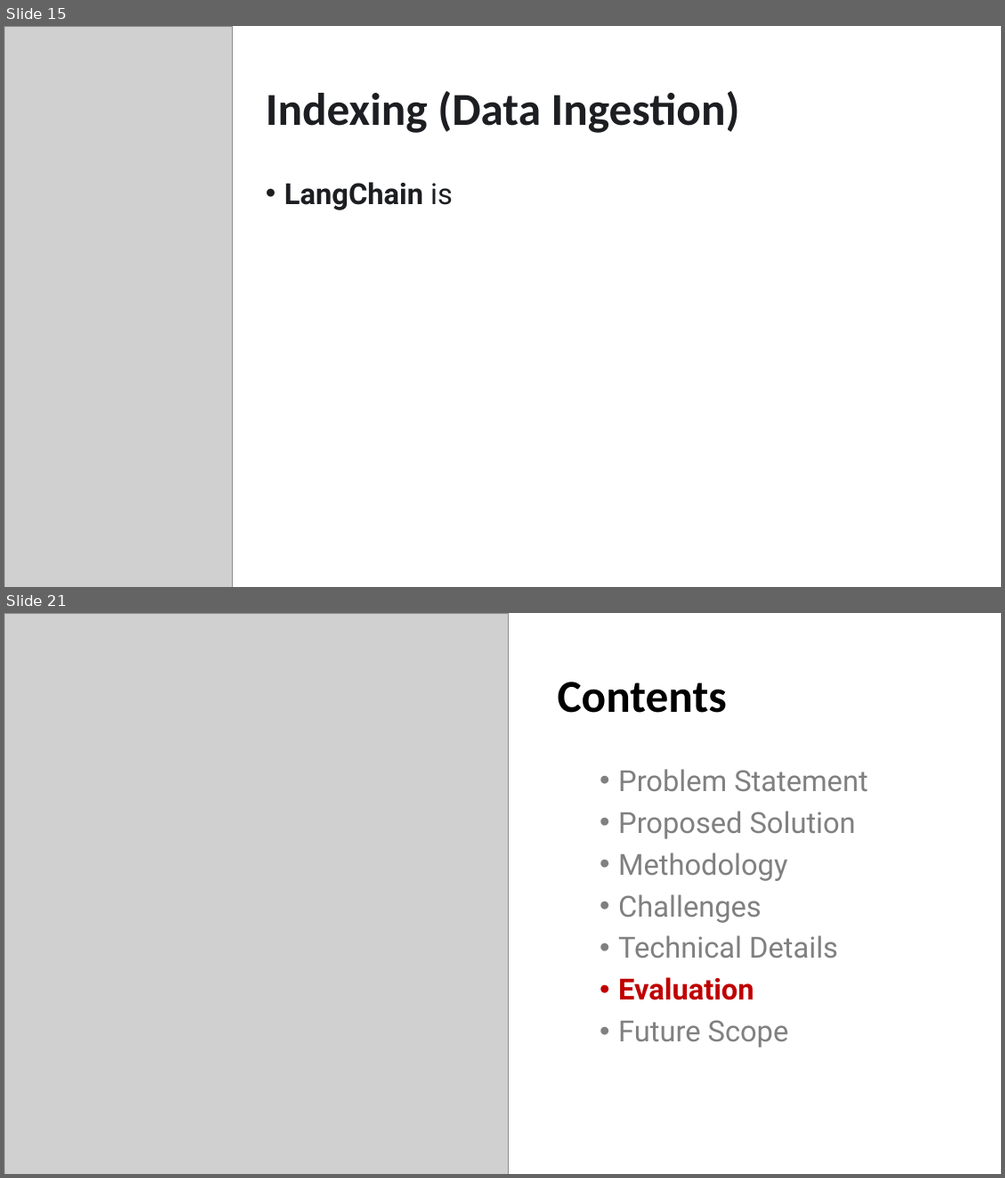
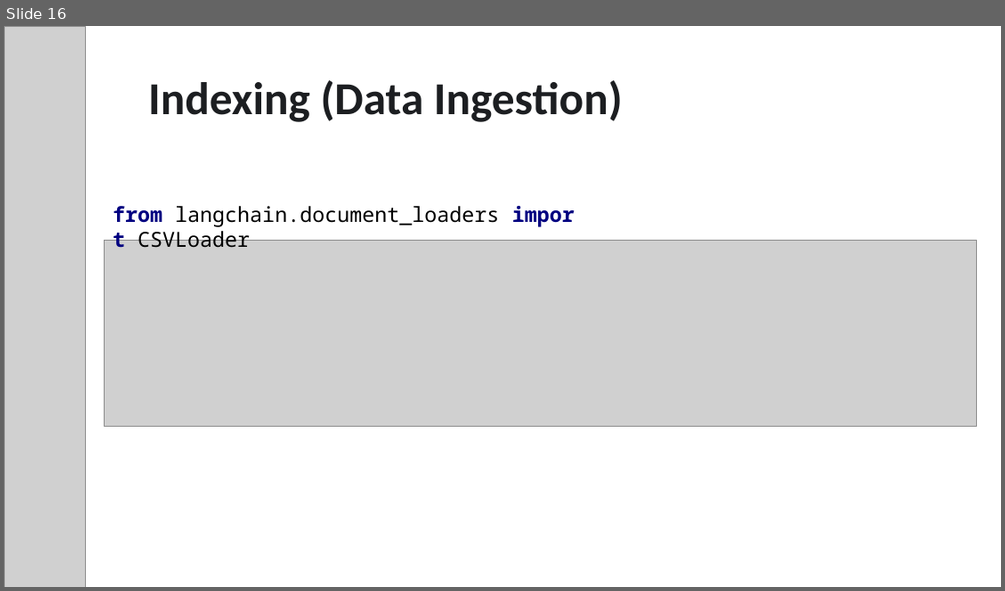
Before and after one commit to maryamfarooq13/FAQ-RAG-Application, a slide deck: Project Presentation.pptx. Shown one above the other, each under a label of ours: slides 15 and 21 before the commit, slide 16 after it; the slides between them are not shown. The pictures are 1005x1178 and 1005x591 pixels, drawn with LibreOffice and Linux fonts; fonts in the diff are those of the drawing; grey boxes stand for pictures. Boxes give left, top, right and bottom in pixels: in the first picture for what was removed or moved away, otherwise in the second. Text is boxed around its words. In the diff, an @@ line names an element or a change of style, - is before the commit and + after.

```diff
--- a/Project Presentation.pptx
+++ b/Project Presentation.pptx
@@ slide 21 removed at bbox=[4, 613, 1001, 1174], background #FFFFFF @@
@@ picture removed at bbox=[4, 613, 508, 1174] @@
@@ title removed at bbox=[558, 682, 727, 713] @@
-Contents
@@ text removed at bbox=[618, 769, 867, 1047] @@
-• Problem Statement
-• Proposed Solution
-• Methodology
-• Challenges
-• Technical Details
-• Evaluation
-• Future Scope
@@ what was slide 15 is now slide 16 @@
@@ slide 16 changed as well @@
@@ picture: place and size @@
-picture at bbox=[4, 26, 233, 587]
+picture at bbox=[4, 26, 85, 587]
@@ title "Indexing (Data Ingestion)": place and size @@
-title "Indexing (Data Ingestion)" at bbox=[266, 91, 740, 133]
+title "Indexing (Data Ingestion)" at bbox=[148, 80, 623, 122]
@@ text removed at bbox=[284, 182, 453, 210] @@
-• LangChain is
@@ text added at bbox=[113, 206, 499, 248], 20 pt, text #000000 @@
+from langchain.document_loaders import CSVLoader
@@ picture added at bbox=[105, 240, 977, 426] @@
```
Also in this commit, not shown: 13 other slides changed, 6 slides added, 7 other slides removed, 7 other files.
